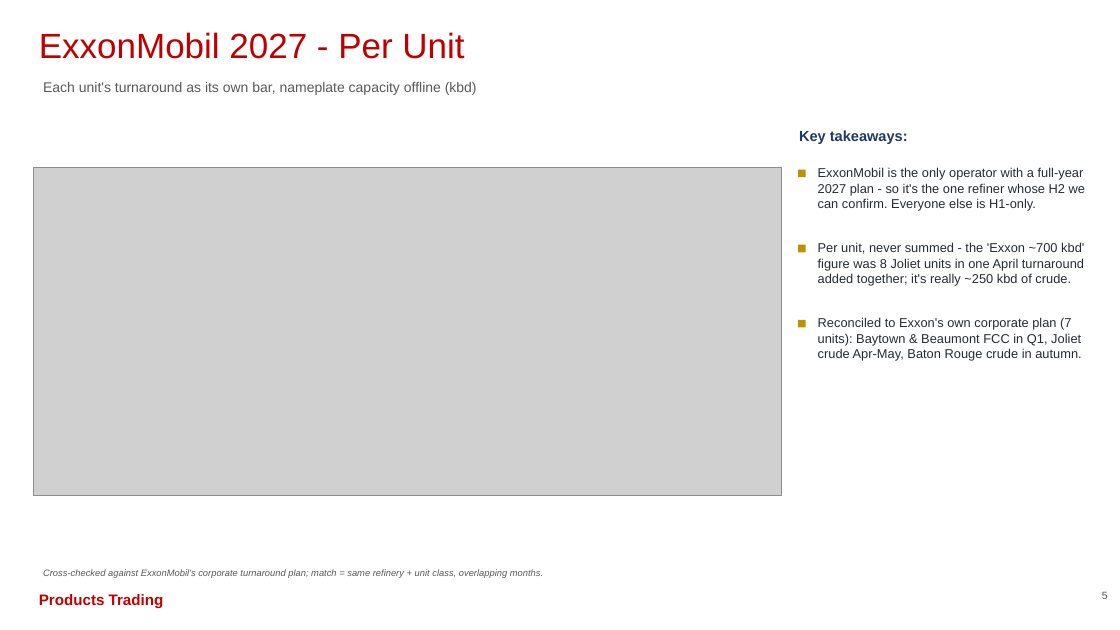
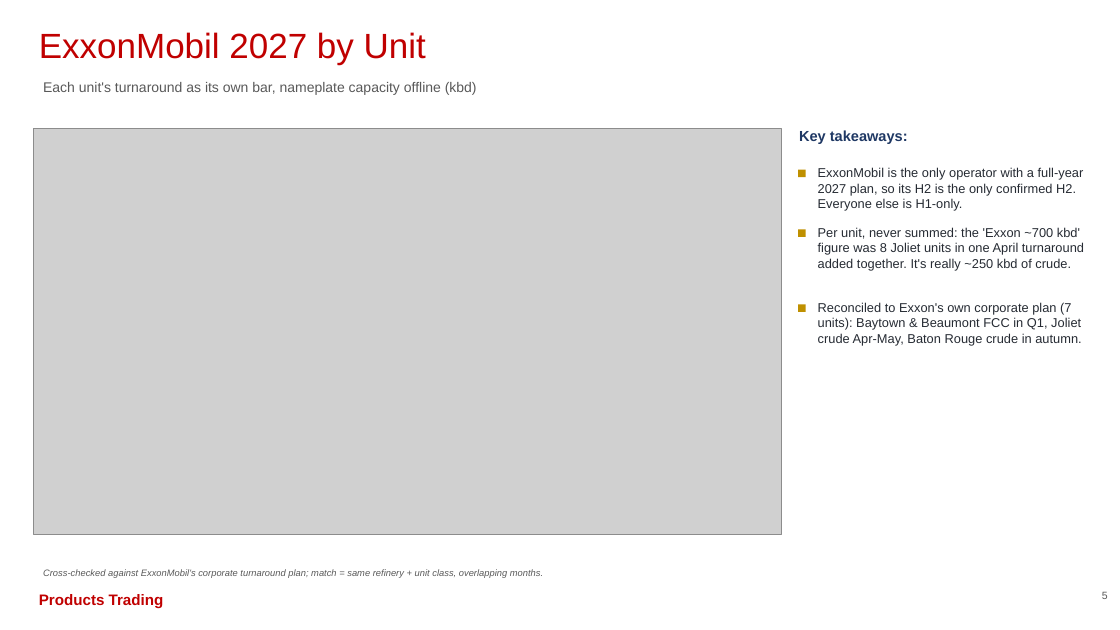
Before and after one commit to HoldenCole/Outages-script, a slide deck: slide 6 of output/outage_deck.pptx. Drawn at 1120x630 pixels with LibreOffice and Linux fonts; fonts in the diff are those of the drawing; grey boxes stand for pictures. Boxes give left, top, right and bottom in pixels: in the first picture for what was removed or moved away, otherwise in the second. Text is boxed around its words. In the diff, an @@ line names an element or a change of style, - is before the commit and + after.

```diff
--- a/output/outage_deck.pptx
+++ b/output/outage_deck.pptx
@@ text at (x1=39, y1=32, x2=426, y2=65): text changed @@
-ExxonMobil 2027 - Per Unit
+ExxonMobil 2027 by Unit
@@ picture resized from (x1=34, y1=168, x2=781, y2=496) to (x1=34, y1=129, x2=781, y2=534) @@
@@ text at (x1=818, y1=167, x2=1084, y2=211): text changed @@
-ExxonMobil is the only operator with a full-year 2027 plan - so it's the one refiner whose H2 we can confirm. Everyone else is H1-only.
+ExxonMobil is the only operator with a full-year 2027 plan, so its H2 is the only confirmed H2. Everyone else is H1-only.
@@ text at (x1=818, y1=227, x2=1084, y2=271): text changed @@
-Per unit, never summed - the 'Exxon ~700 kbd' figure was 8 Joliet units in one April turnaround added together; it's really ~250 kbd of crude.
+Per unit, never summed: the 'Exxon ~700 kbd' figure was 8 Joliet units in one April turnaround added together. It's really ~250 kbd of crude.
@@ 2 rectangles, 1 text moved together from (x1=798, y1=245, x2=1081, y2=361) to (x1=798, y1=229, x2=1081, y2=346) @@
```
Also in this commit, not shown: 6 other slides changed, 4 other files.
